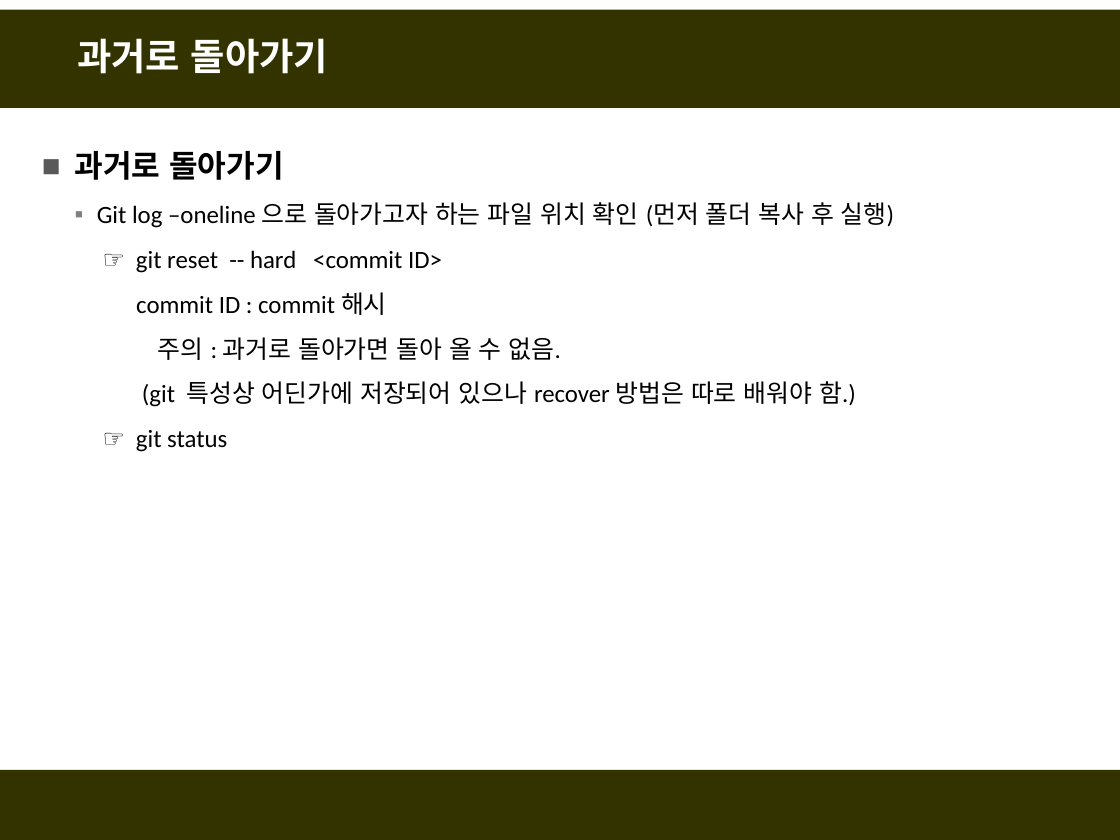
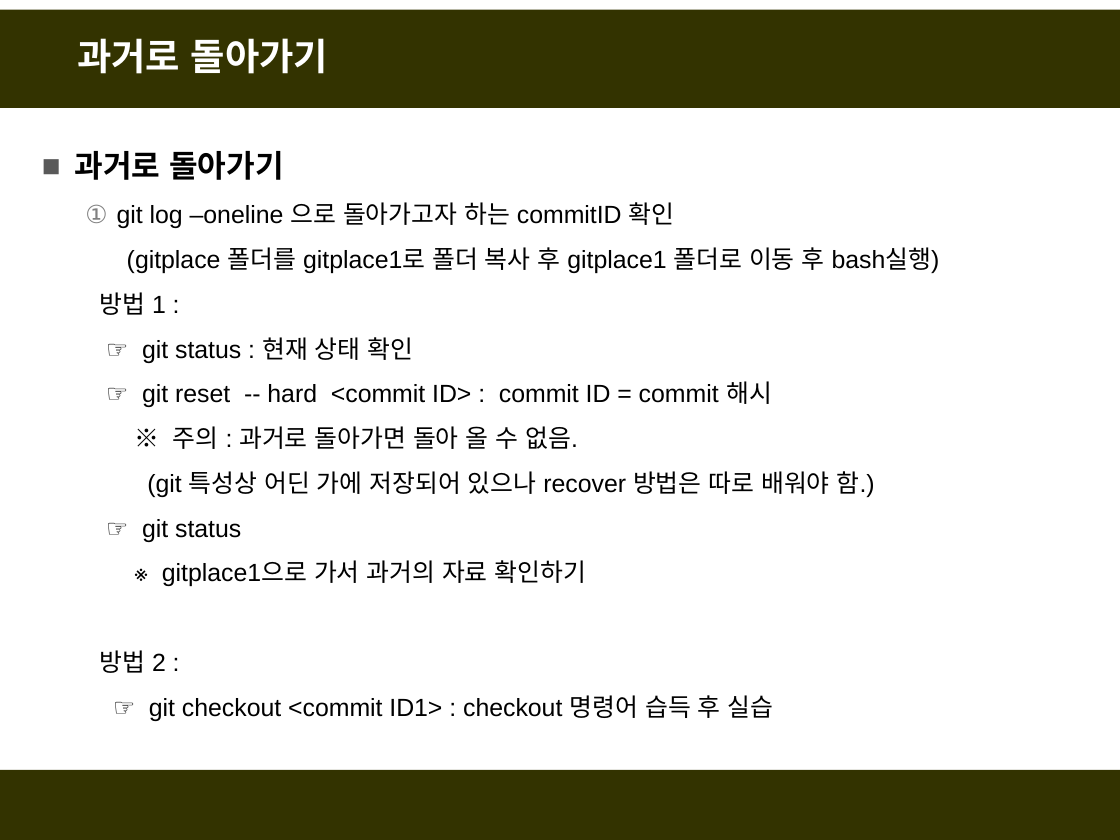
Before and after one commit to fasthill/github-lecture, a slide deck: slide 23 of git및github첫걸음.pptx (slide 21 before the commit). Drawn at 1120x840 pixels with LibreOffice and Linux fonts; fonts in the diff are those of the drawing. Boxes give left, top, right and bottom in pixels: in the first picture for what was removed or moved away, otherwise in the second. Text is boxed around its words. In the diff, an @@ line names an element or a change of style, - is before the commit and + after.

```diff
--- a/git및github첫걸음.pptx
+++ b/git및github첫걸음.pptx
@@ text at [99,202,940,497]: text changed; font Calibri to Arial @@
-  ▪ Git log –oneline 으로 돌아가고자 하는 파일 위치 확인 (먼저 폴더 복사 후 실행)
-  ☞ git reset -- hard <commit ID>
-  commit ID : commit 해시
-  주의 : 과거로 돌아가면 돌아 올 수 없음.
-  (git 특성상 어딘가에 저장되어 있으나 recover 방법은 따로 배워야 함.)
+  1. git log –oneline 으로 돌아가고자 하는 commitID 확인
+  (gitplace 폴더를 gitplace1로 폴더 복사 후 gitplace1 폴더로 이동 후 bash실행)
+  방법 1 :
+  ☞ git status : 현재 상태 확인
+  ☞ git reset -- hard <commit ID> : commit ID = commit 해시
+  ※ 주의 : 과거로 돌아가면 돌아 올 수 없음.
+  (git 특성상 어딘 가에 저장되어 있으나 recover 방법은 따로 배워야 함.)
@@ text at [142,519,241,542]: font Calibri to Arial in "☞ git status"; indent changed @@
@@ text at [99,560,774,721]: paragraphs added @@
+  ※ gitplace1으로 가서 과거의 자료 확인하기
+  방법 2 :
+  ☞ git checkout <commit ID1> : checkout 명령어 습득 후 실습
```
Also in this commit, not shown: 12 other slides changed, 4 slides added.
